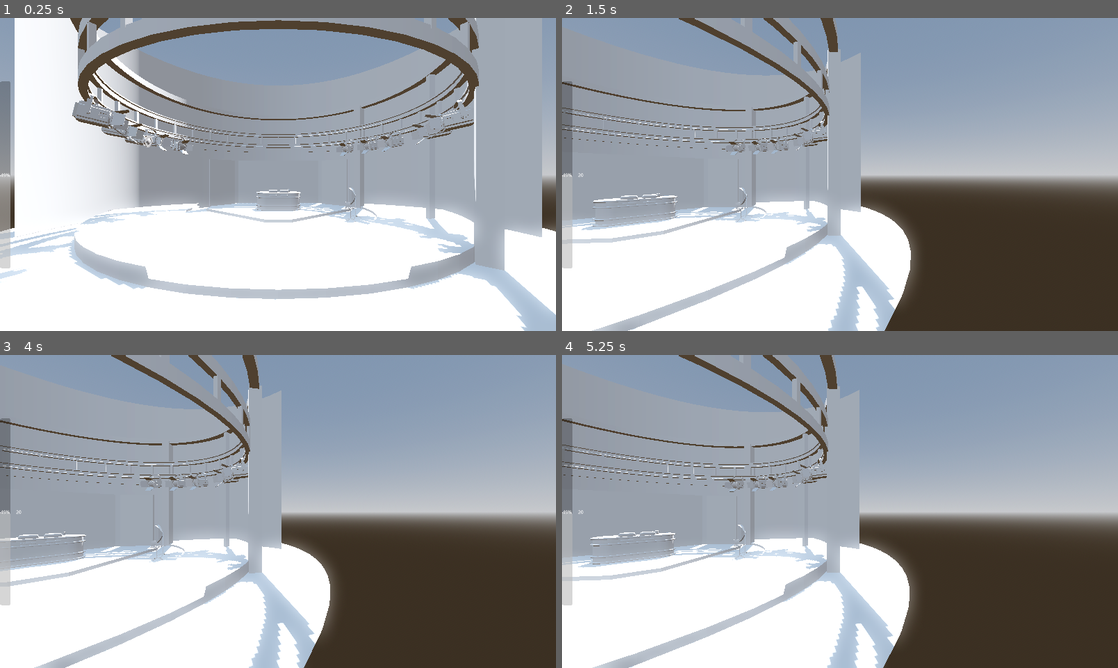
Above: before the commit, frames 1-4 (two rows, left to right).
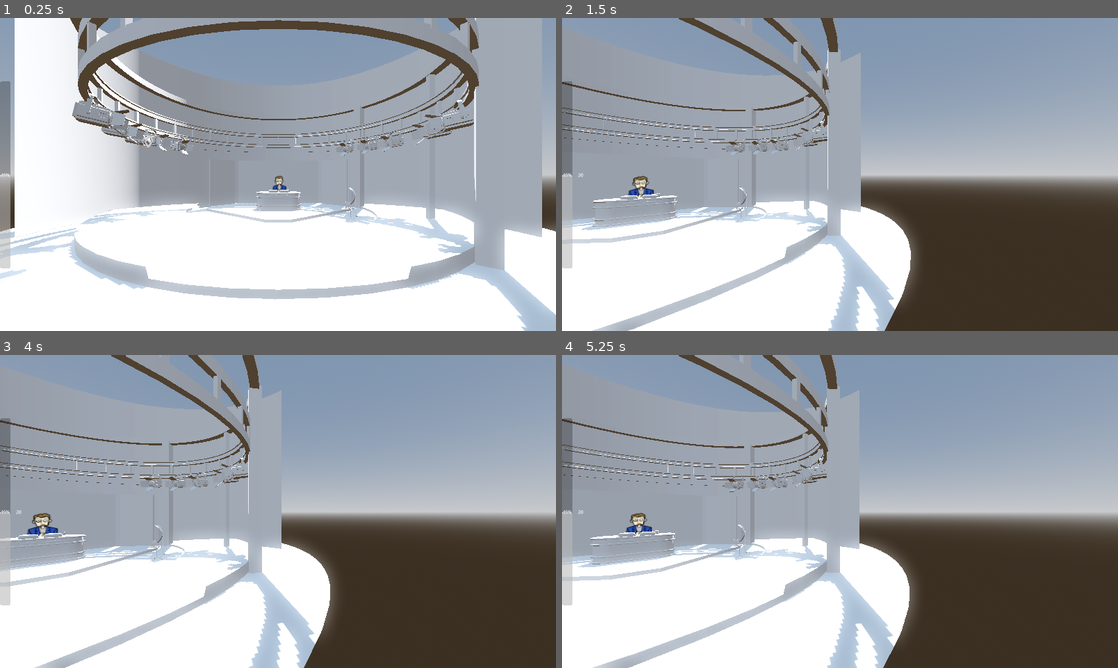
Above: after the commit, the same moments.

Repository: RyujinDraknir/GGJ-2024
Game: Godot game, scene res://scenes/main.tscn
Two runs of this game, one before a commit and one after it. Both use one fixed random seed, a clock stepped at 60 frames per second and the inputs below.
Inputs (mouse positions are in pixels of both pictures, inside the frame that each line leads up to):
- Up to frame 1 (0.25 s): no input
- Up to frame 2 (1.5 s): move the mouse to (867, 174) at 0.52 s; hold D (right) 0.53-1.28 s; tap V (bad) at 0.6 s; move the mouse to (812, 174) at 1.27 s; hold A (left) from 1.28 s (still down); tap N (good) at 1.35 s
- Up to frame 3 (4 s): move the mouse to (289, 505) at 2.02 s; release A (left) at 2.03 s; hold D (right) 2.03-3.53 s; tap B (neutral) at 2.1 s; move the mouse to (272, 517) at 2.77 s; click (272, 517) at 2.85 s; move the mouse to (316, 514) at 3.52 s; hold A (left) from 3.53 s (still down); tap V (bad) at 3.6 s
- Up to frame 4 (5.25 s): keep holding A (left); move the mouse to (795, 508) at 4.27 s; tap N (good) at 4.35 s; move the mouse to (845, 511) at 5.02 s; tap B (neutral) at 5.1 s

The runs differ from the first frame. In frame 1, less than 0.1% of the frame differs, in the area x 49-52%, y 50-56%; in frame 2, 0.2%; in frame 3, 0.2%, in the area x 4-11%, y 50-58%; in frame 4, 0.2%.

Commit message:
add sprite place holder

Diff:
--- a/scenes/main.tscn
+++ b/scenes/main.tscn
@@ -134,12 +134,11 @@
 use_collision = true
 size = Vector3(0.0820618, 0.160919, 0.0734863)
 
-[node name="Sprite3D" type="Sprite3D" parent="Map"]
-transform = Transform3D(1, 0, 0, 0, 1, 0, 0, 0, 1, 0, 0, -1.82803)
-pixel_size = 0.0001
-texture = ExtResource("3_68vg0")
-
 [node name="Player" parent="." instance=ExtResource("1_6q6j1")]
 
 [node name="TF1_Test" parent="." instance=ExtResource("4_du7um")]
 transform = Transform3D(1, 0, 0, 0, 1, 0, 0, 0, 1, 0, -2, -12)
+
+[node name="Sprite3D" type="Sprite3D" parent="."]
+transform = Transform3D(0.1, 0, 0, 0, 0.1, 0, 0, 0, 0.1, 0, -0.8, -13)
+texture = ExtResource("3_68vg0")
